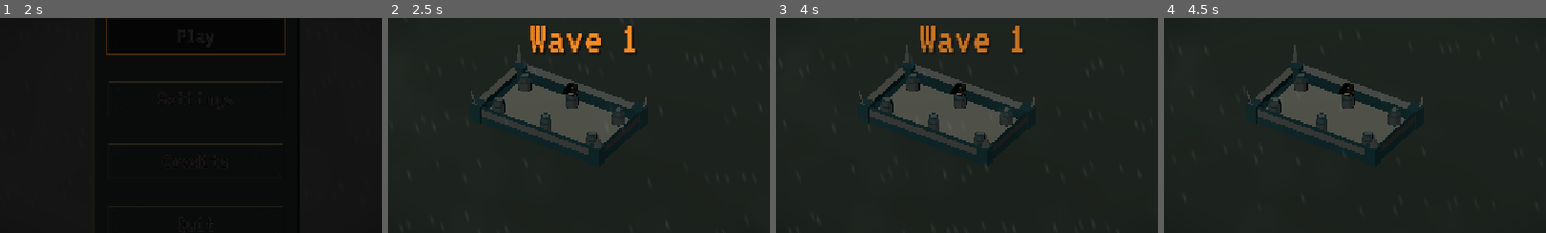
Above: before the commit, frames 1-4 (left to right).
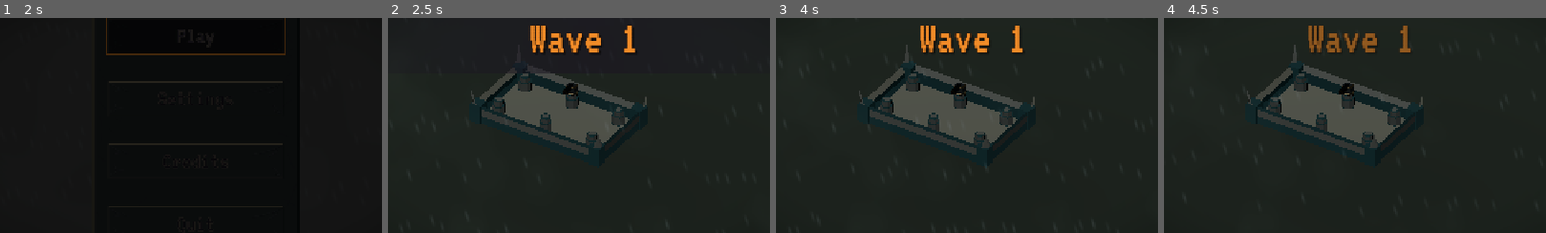
Above: after the commit, the same moments.

Repository: JeremyMarkWilcox/Tower-Defense
Game: Godot game, scene res://core/ui/boot.tscn
The game is run twice, just before and just after one commit, with the same random seed, the same clock (stepped at 60 frames per second) and the same inputs. Sound files missing from this copy of the repository are replaced by a short silence.
Inputs (mouse positions are % of the whole screen's width and height, from its top left):
- Up to frame 1 (2 s): tap Enter at 0.5 s; move the mouse to (72, 45) at 0.52 s; hold Right (ui_right) 0.53-1.28 s; hold Space (thread_cut) 0.53-1.28 s; click (72, 45) at 0.67 s; move the mouse to (30, 55) at 1.27 s; hold Down (ui_down) from 1.28 s (still down); tap E (thread_next) at 1.35 s
- Up to frame 2 (2.5 s): move the mouse to (60, 28) at 2.02 s; release Down (ui_down) at 2.03 s; hold Right (ui_right) from 2.03 s (still down); hold Q (thread_prev) from 2.03 s (still down)
- Up to frame 3 (4 s): move the mouse to (45, 70) at 2.77 s; release Right (ui_right) at 2.78 s; release Q (thread_prev) at 2.78 s; hold Up (ui_up) 2.78-3.53 s; tap R at 2.85 s; click (45, 70) at 2.92 s; tap Space (thread_cut) at 3.5 s; move the mouse to (80, 65) at 3.52 s; hold Left (ui_left) from 3.53 s (still down); tap K at 3.6 s
- Up to frame 4 (4.5 s): keep holding Left (ui_left); move the mouse to (20, 35) at 4.27 s; tap Space (thread_cut) at 4.35 s
The pictures show only the part of the screen within x 24-74%, y 24-74%; the shares and areas given below are measured in that part.

Frame 1 is identical in both runs. In frame 2, 0.1% of the frame differs, in the area x 36-43%, y 21-26%; in frame 3, 1.1%; in frame 4, 1.2%, in the area x 37-65%, y 3-16%.

Commit message:
Ui fixes

Diff:
--- a/game/data/towers/towers/tower_data.tres
+++ b/game/data/towers/towers/tower_data.tres
@@ -45,6 +45,7 @@
 ice_shot_sound = ExtResource("14_ykpdv")
 shot_volume_db = 0.0
 cannon_hit_sound = SubResource("AudioStreamWAV_ykpdv")
+hit_volume_db = -15.0
 burn_tick_damage = Array[float]([1.5, 2.5])
 burst_gap = 0.25
 slow_duration = Array[float]([2.5, 0.5])
--- a/game/ui/hud/hud.gd
+++ b/game/ui/hud/hud.gd
@@ -14,6 +14,7 @@
 @export var gold_label: Label
 @export var wave_label: Label
 @export var wave_banner: Label
+@export var banner_back: CanvasItem
 ## How far to the right the wave banner starts before sliding in.
 @export var banner_slide := 240.0
 @export var banner_color := Color(0.6, 0.85, 1.0)
@@ -48,6 +49,8 @@
 		low_health_vignette.material.set_shader_parameter("strength", 0.0)
 	_ignore_mouse(self)  # never block clicks on threads or sockets
 	wave_banner.modulate.a = 0.0
+	if banner_back:
+		banner_back.modulate.a = 0.0
 	# Systems may have started before the HUD connected, so read current values first.
 	_show_health(stronghold.health, stronghold.max_health, false)
 	_show_gold(gold_manager.gold, false)
@@ -158,9 +161,13 @@
 	_banner_tween.tween_property(wave_banner, "scale", overshoot, 0.35) \
 		.set_trans(Tween.TRANS_CUBIC).set_ease(Tween.EASE_OUT)
 	_banner_tween.tween_property(wave_banner, "modulate:a", 1.0, 0.2)
+	if banner_back:
+		_banner_tween.tween_property(banner_back, "modulate:a", 1.0, 0.2)
 	# 2. Pop: settle to full size with a small bounce.
 	_banner_tween.chain().tween_property(wave_banner, "scale", Vector2.ONE, 0.25) \
 		.set_trans(Tween.TRANS_BACK).set_ease(Tween.EASE_OUT)
+	if banner_back:
+		_banner_tween.tween_property(banner_back, "modulate:a", 0.0, 0.6)
 
 	# Final wave only: a stinger sound and a short shake as it lands.
 	if is_final:
--- a/game/ui/hud/hud.tscn
+++ b/game/ui/hud/hud.tscn
@@ -16,7 +16,16 @@
 shader_parameter/inner = 0.55
 shader_parameter/outer = 1.2
 
-[node name="HUD" type="Control" unique_id=360266916 node_paths=PackedStringArray("health_panel", "health_bar", "health_label", "gold_label", "wave_label", "wave_banner", "low_health_vignette")]
+[sub_resource type="Gradient" id="Gradient_uoejn"]
+offsets = PackedFloat32Array(0, 0.51008064, 1)
+colors = PackedColorArray(0.105882354, 0.08627451, 0.13333334, 0, 0.105882354, 0.08627451, 0.13333334, 0.7019608, 0.105882354, 0.08627451, 0.13333334, 0)
+
+[sub_resource type="GradientTexture2D" id="GradientTexture2D_ra2i3"]
+gradient = SubResource("Gradient_uoejn")
+width = 256
+height = 1
+
+[node name="HUD" type="Control" unique_id=360266916 node_paths=PackedStringArray("health_panel", "health_bar", "health_label", "gold_label", "wave_label", "wave_banner", "banner_back", "low_health_vignette")]
 layout_mode = 3
 anchors_preset = 15
 anchor_right = 1.0
@@ -30,6 +39,7 @@
 gold_label = NodePath("TopRight/GoldRow/GoldLabel")
 wave_label = NodePath("TopRight/WaveLabel")
 wave_banner = NodePath("WaveBanner")
+banner_back = NodePath("BannerBack")
 banner_color = Color(0.9490196, 0.54901963, 0.15686275, 1)
 final_banner_color = Color(0.7019608, 0.14901961, 0.18039216, 1)
 low_health_vignette = NodePath("LowHealthVignette")
@@ -111,6 +121,15 @@
 size_flags_horizontal = 8
 text = "Wave 1"
 
+[node name="BannerBack" type="TextureRect" parent="." unique_id=799119218]
+layout_mode = 1
+anchors_preset = -1
+anchor_right = 1.0
+offset_top = 155.0
+offset_bottom = 265.0
+texture = SubResource("GradientTexture2D_ra2i3")
+expand_mode = 1
+
 [node name="WaveBanner" type="Label" parent="." unique_id=2039692852]
 layout_mode = 1
 anchors_preset = -1
